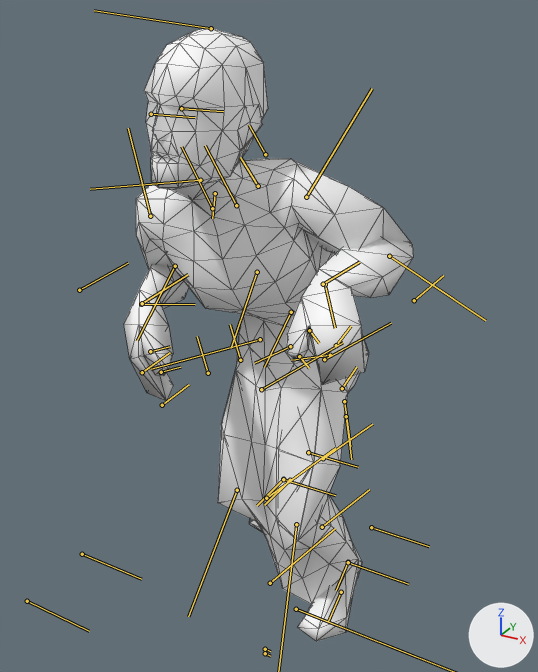
The FBX model Contents/mods/The Last of Us Infected/media/anims_X/Zombie/clickerWalk5.fbx: old version first, new version second.
Rendered twice from a 50 mm camera at (43.0, -87.8, 87.0) aimed at (-2.8, -4.6, 45.4). The axes (+X, +Y, +Z) are drawn at lower right. The lights are the same throughout. Both versions are drawn at frame 19 of the action 'clickerWalk5'; the numbers are the values there. The bones that bend it are drawn over the model as lines. Mesh edges are drawn as thin lines.

The first picture shows 'Body'.
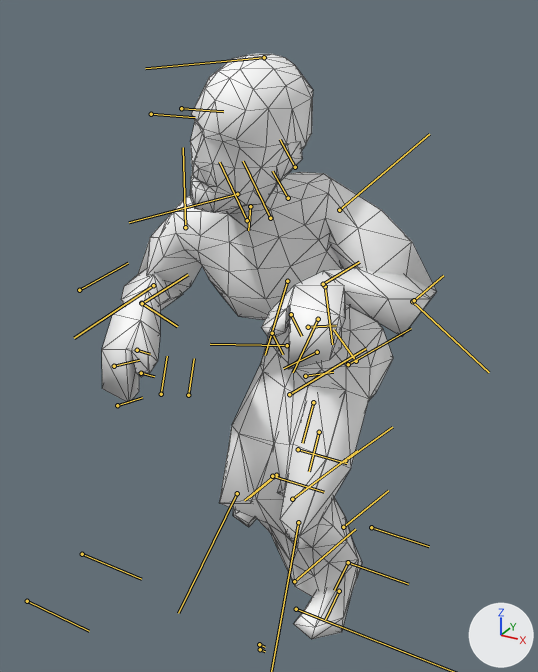
The change in detail:
Bone 'Bip01_Pelvis' (bone_bip01_pelvis) moves from (-0.2, 4.3, -0.1) to (-2.3, 0.0, 2.0).
Bone 'Bip01_L_Thigh' (bone_bip01_l_thigh) turns from (-30, 13, 73) to (-26, 11, 85) degrees about its own x, y and z.
Bone 'Bip01_L_Calf' (bone_bip01_l_calf) turns from (-10, 19, -59) to (-14, 20, -70) degrees about its own x, y and z.
Bone 'Bip01_Head' (bone_bip01_head) turns from (-13, -16, -45) to (-22, -27, -31) degrees about its own x, y and z.
Bone 'Bip01_L_UpperArm' (bone_bip01_l_upperarm) turns from (23, 56, -16) to (-1, 37, -50) degrees about its own x, y and z.
Bone 'Bip01_L_Forearm' (bone_bip01_l_forearm) turns from (65, -27, -131) to (63, -29, -127) degrees about its own x, y and z.
Bone 'Bip01_R_UpperArm' (bone_bip01_r_upperarm) turns from (-33, -65, 5) to (-3, -35, -18) degrees about its own x, y and z.
Bone 'Bip01_R_Forearm' (bone_bip01_r_forearm) turns from (-44, 18, -125) to (-43, 18, -122) degrees about its own x, y and z.
Bone 'Bip01_R_Thigh' (bone_bip01_r_thigh) turns from (7, -11, 61) to (0, -17, 72) degrees about its own x, y and z.
Bone 'Bip01_R_Calf' (bone_bip01_r_calf) turns from (6, -7, -69) to (7, -7, -81) degrees about its own x, y and z.

Where the change shows, as pixel boxes (x1, y1, x2, y2) in the pictures (538 x 672 px):
'Body', posed (16% wider)
    before: (124, 28, 413, 641)
    after: (102, 54, 436, 639)
bone 'Bip01_Pelvis', root to tip
    before: (290, 346) to (254, 363)
    after: (317, 352) to (283, 368)
bone 'Bip01_L_Thigh', root to tip
    before: (330, 355) to (291, 360)
    after: (356, 361) to (333, 329)
bone 'Bip01_Head', root to tip
    before: (200, 180) to (90, 189)
    after: (237, 194) to (129, 222)
bone 'Bip01_L_UpperArm', root to tip
    before: (306, 197) to (372, 88)
    after: (339, 210) to (429, 134)
bone 'Bip01_L_Forearm', root to tip
    before: (389, 256) to (485, 320)
    after: (412, 301) to (489, 372)
bone 'Bip01_R_UpperArm', root to tip
    before: (150, 216) to (128, 128)
    after: (185, 227) to (183, 147)
bone 'Bip01_R_Forearm', root to tip
    before: (175, 266) to (137, 340)
    after: (153, 285) to (74, 338)
bone 'Bip01_R_Thigh', root to tip
    before: (260, 339) to (151, 369)
    after: (287, 345) to (210, 344)
bone 'Bip01_R_Calf', root to tip
    before: (237, 490) to (188, 616)
    after: (237, 493) to (178, 613)
